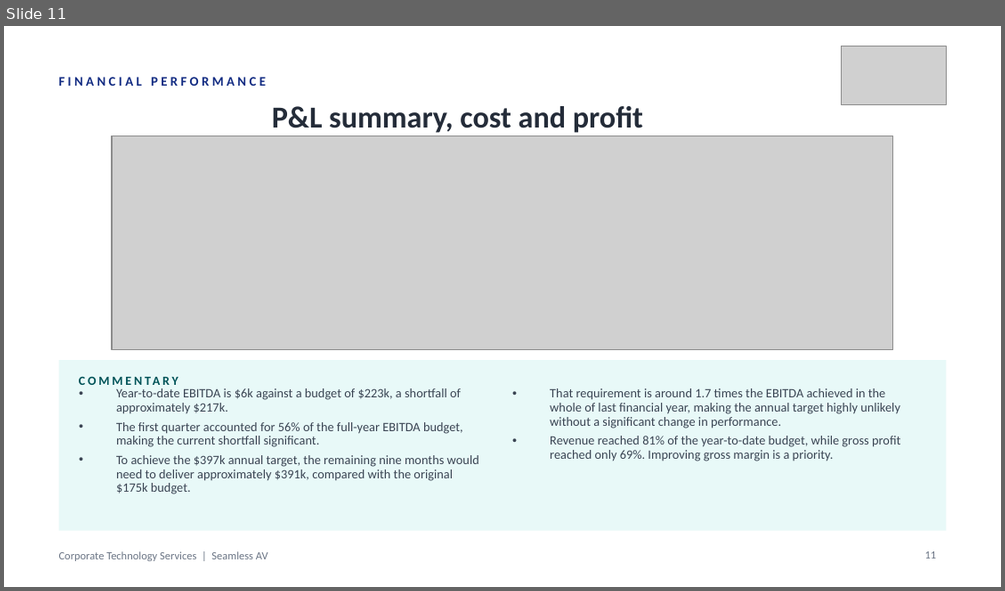
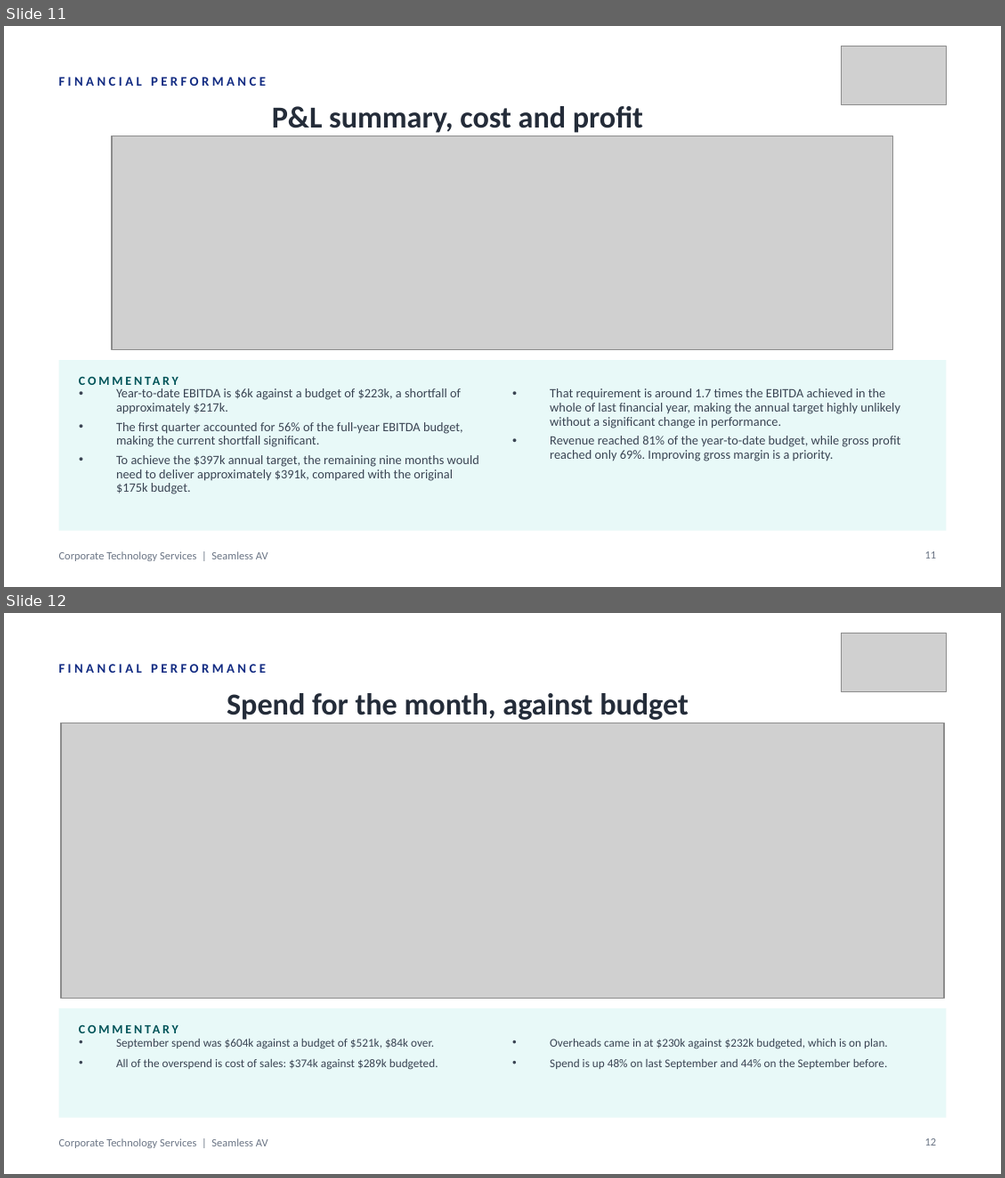
Before and after one commit to WesleyNelson-O33/Claude, a slide deck: deck/CTS Monthly Business Review - 30092026.pptx. Shown one above the other, each under a label of ours: slide 11 before the commit, slides 11 and 12 after it. The pictures are 1005x591 and 1005x1178 pixels, drawn with LibreOffice and Linux fonts; fonts in the diff are those of the drawing; grey boxes stand for pictures. Boxes give left, top, right and bottom in pixels: in the first picture for what was removed or moved away, otherwise in the second. Text is boxed around its words. In the diff, an @@ line names an element or a change of style, - is before the commit and + after.

```diff
--- a/deck/CTS Monthly Business Review - 30092026.pptx
+++ b/deck/CTS Monthly Business Review - 30092026.pptx
@@ slide 12 added at <box>4,613,1001,1174</box>, background #FFFFFF; not listed: 1 template element that a slide beside it also shows @@
@@ picture added at <box>841,633,946,691</box> @@
@@ text added at <box>59,664,266,673</box>, 9.5 pt, text #122B82, bold @@
+FINANCIAL PERFORMANCE
@@ text added at <box>226,693,688,720</box>, 22 pt, text #242C39, bold @@
+Spend for the month, against budget
@@ picture added at <box>61,722,944,997</box> @@
@@ rectangle added at <box>59,1008,946,1118</box>, fill #E8F9F8 @@
@@ text added at <box>79,1015,378,1040</box>, 9 pt, text #005358, bold @@
+COMMENTARY
@@ text added at <box>116,1038,438,1070</box>, 8.5 pt, text #3A4453 @@
+• September spend was $604k against a budget of $521k, $84k over.
+• All of the overspend is cost of sales: $374k against $289k budgeted.
@@ text added at <box>550,1038,888,1069</box>, 8.5 pt, text #3A4453 @@
+• Overheads came in at $230k against $232k budgeted, which is on plan.
+• Spend is up 48% on last September and 44% on the September before.
@@ page number added at <box>925,1138,937,1145</box>, 8 pt, text #6B7585 @@
+12
```
Also in this commit, not shown: 2 other slides added, 16 other files.
